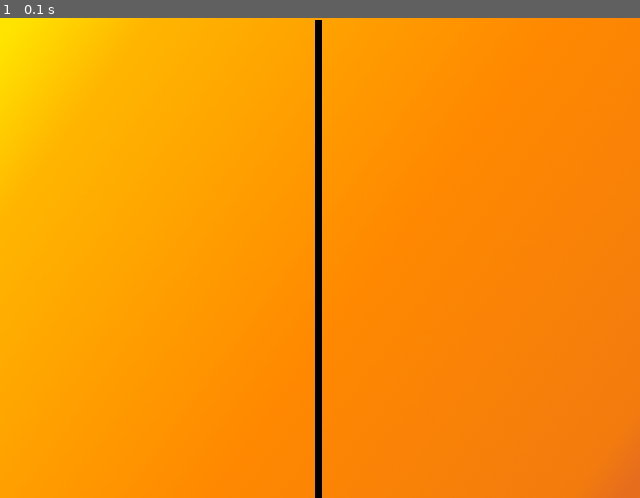
Above: before the commit, frame 1.
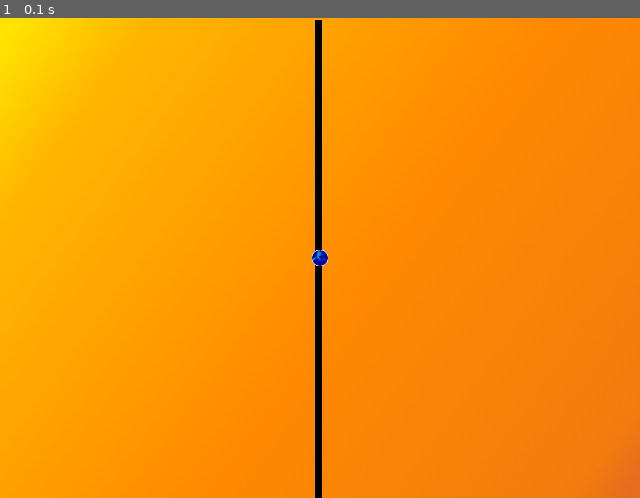
Above: after the commit, the same moment.

Repository: unintendedbear/Tutorial-pygame
Game: pygame game, started from pong.py
The game is run twice, just before and just after one commit, with the same random seed, the same clock (stepped at 60 frames per second) and the same inputs. The source is Python 2; it was converted automatically to run under Python 3.
Inputs:
- Up to frame 1 (0.1 s): no input

The runs differ from the first frame. In frame 1, less than 0.1% of the frame differs, in the area x 48-52%, y 48-52%.

Commit message:
Yay! By creating an object call Ball, now I have a ball in the game table :D

Diff:
--- a/pong.py
+++ b/pong.py
@@ -12,7 +12,21 @@
 HEIGHT = 480
 
 # Path for the background image
-image_path = "images/background_pong.png"
+backgrnd_path = "images/background_pong.png"
+
+# Path for the background image
+ball_path = "images/ball.png"
+
+# Ball object
+class Ball(pygame.sprite.Sprite):
+
+    def __init__(self):
+        pygame.sprite.Sprite.__init__(self)
+        self.image = load_image(ball_path, True)
+        self.rect = self.image.get_rect()
+        self.rect.centerx = WIDTH / 2 # Ball will appear in the center of the background
+        self.rect.centery = HEIGHT / 2
+        self.speed = [0.5, -0.5]
 
 # Function which loads an image into the Window
 def load_image(path, transparent):
@@ -34,7 +48,9 @@
     screen = pygame.display.set_mode((WIDTH, HEIGHT))
     pygame.display.set_caption("Unintended Pong")
 
-    background = load_image(image_path, False)
+    background = load_image(backgrnd_path, False)
+
+    ball = Ball()
 
     # Maintains screen opened unless manually closed
     while True:
@@ -43,6 +59,7 @@
                 sys.exit()
 
         screen.blit(background, (0, 0))
+        screen.blit(ball.image, ball.rect)
         pygame.display.flip()
     return 0
 
